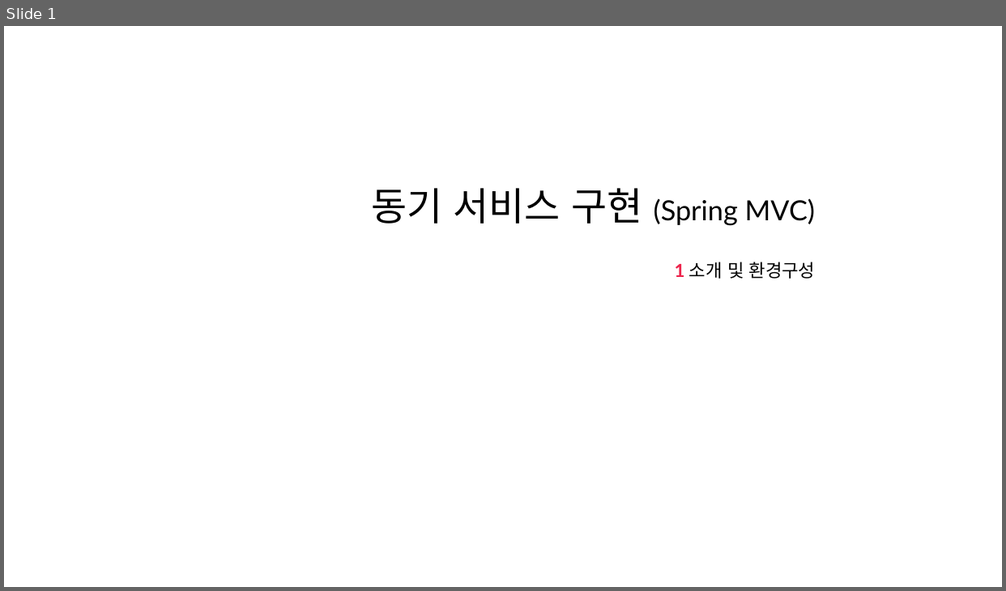
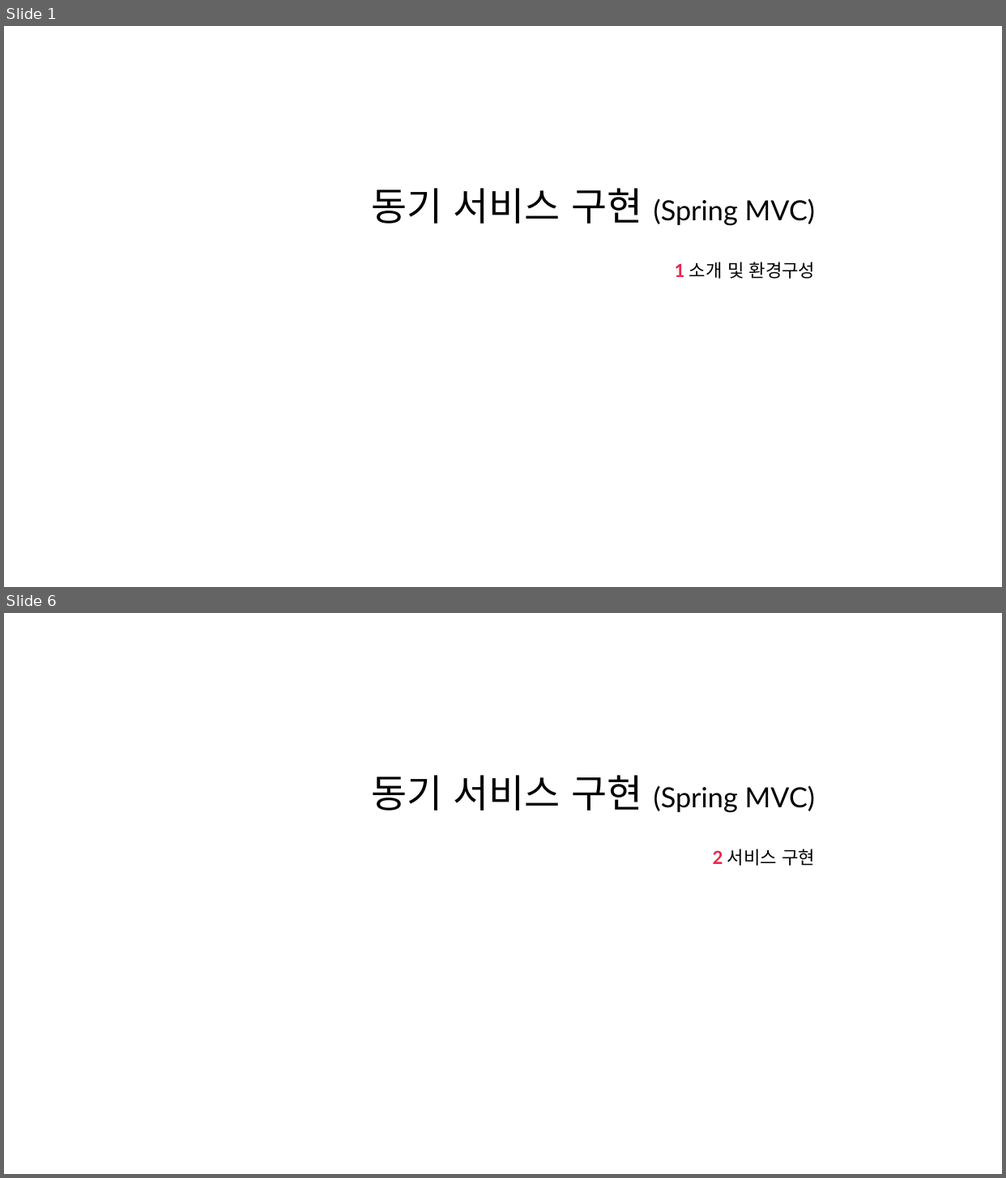
Before and after one commit to nayasis/fastcampus-hyper-webflux, a slide deck: 99.ppt/[Ch4-2. 동기 서비스 구현 (Spring MVC)].pptx. Shown one above the other, each under a label of ours: slide 1 before the commit, slides 1 and 6 after it; the slides between them are not shown. The pictures are 1006x591 and 1006x1178 pixels, drawn with LibreOffice and Linux fonts; fonts in the diff are those of the drawing; background and template pictures are left out. Boxes give left, top, right and bottom in pixels: in the first picture for what was removed or moved away, otherwise in the second. Text is boxed around its words. In the diff, an @@ line names an element or a change of style, - is before the commit and + after.

```diff
--- a/99.ppt/[Ch4-2. 동기 서비스 구현 (Spring MVC)].pptx
+++ b/99.ppt/[Ch4-2. 동기 서비스 구현 (Spring MVC)].pptx
@@ slide 6 added at (x1=4, y1=613, x2=1002, y2=1174), background picture (left out) @@
@@ title added at (x1=371, y1=775, x2=815, y2=813), 20 pt, text #000000 @@
+동기 서비스 구현 (Spring MVC)
@@ subtitle added at (x1=713, y1=849, x2=815, y2=866), 13 pt, text #000000 @@
+2 서비스 구현
```
Also in this commit, not shown: 4 slides changed, 3 other slides added, 3 other files.
